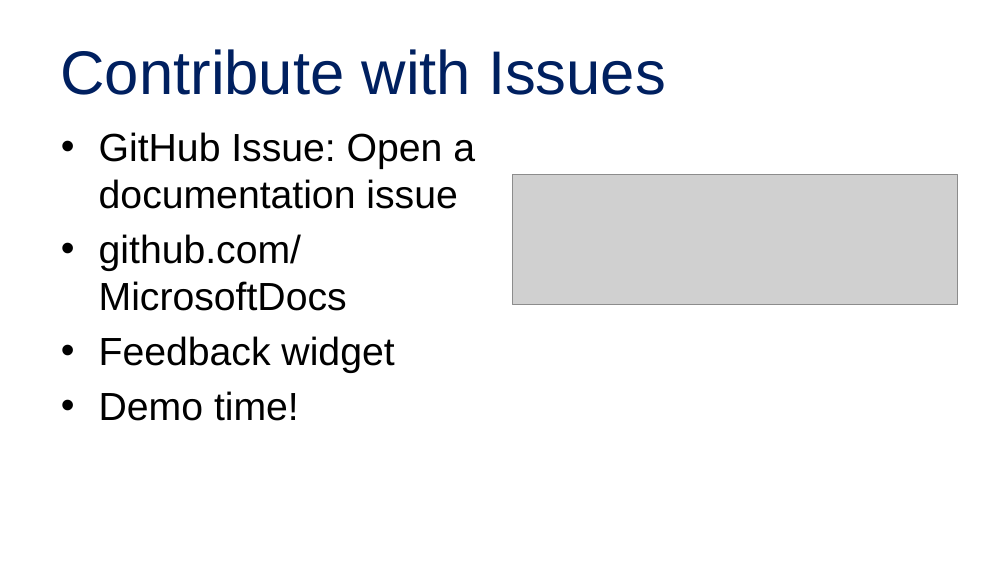
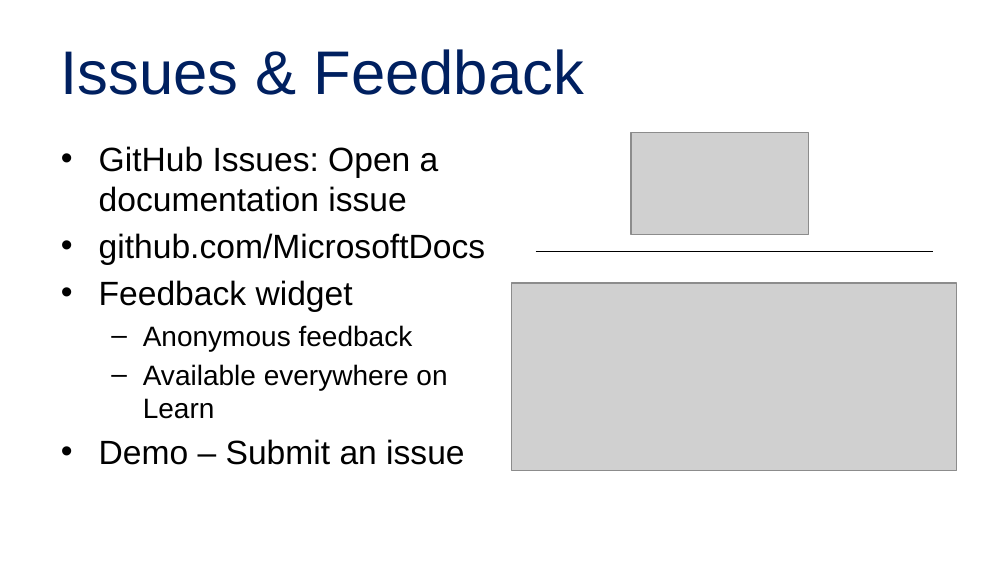
Before and after one commit to alvinashcraft/speaking, a slide deck: slide 12 of 2025/1116_VSLiveOrlando/Contributing to Learn/VSLive Orlando 25 - Become a MS Learn Contributor_AlvinAshcraft.pptx. Drawn at 1008x567 pixels with LibreOffice and Linux fonts; fonts in the diff are those of the drawing; grey boxes stand for pictures; background and template pictures are left out. Boxes give left, top, right and bottom in pixels: in the first picture for what was removed or moved away, otherwise in the second. Text is boxed around its words. In the diff, an @@ line names an element or a change of style, - is before the commit and + after.

Commit message:
Update Learn slides for live360 orlando 25

```diff
--- a/2025/1116_VSLiveOrlando/Contributing to Learn/VSLive Orlando 25 - Become a MS Learn Contributor_AlvinAshcraft.pptx
+++ b/2025/1116_VSLiveOrlando/Contributing to Learn/VSLive Orlando 25 - Become a MS Learn Contributor_AlvinAshcraft.pptx
@@ title at (x1=60, y1=49, x2=584, y2=95): text changed @@
-Contribute with Issues
+Issues & Feedback
@@ text "GitHub Issues: Open a documentation ..." moved from (x1=99, y1=132, x2=475, y2=421) to (x1=99, y1=146, x2=485, y2=465) @@
@@ text at (x1=99, y1=146, x2=439, y2=212): text changed; size 28 to 24 pt @@
-• GitHub Issue: Open a documentation issue
+• GitHub Issues: Open a documentation issue
@@ picture added at (x1=631, y1=133, x2=808, y2=235) @@
@@ picture removed at (x1=512, y1=174, x2=958, y2=305) @@
@@ text at (x1=99, y1=233, x2=485, y2=312): size 28 to 24 pt in "github.com/MicrosoftDocs", "Feedback widget" @@
@@ line added from (535, 252) to (932, 252), #000000 0.75 pt @@
@@ picture added at (x1=512, y1=283, x2=958, y2=471) @@
@@ text at (x1=99, y1=325, x2=464, y2=465): text changed; size 28 to 20 pt @@
-• Demo time!
+  – Anonymous feedback
+  – Available everywhere on Learn
+• Demo – Submit an issue
```
Also in this commit, not shown: 5 other slides changed.
